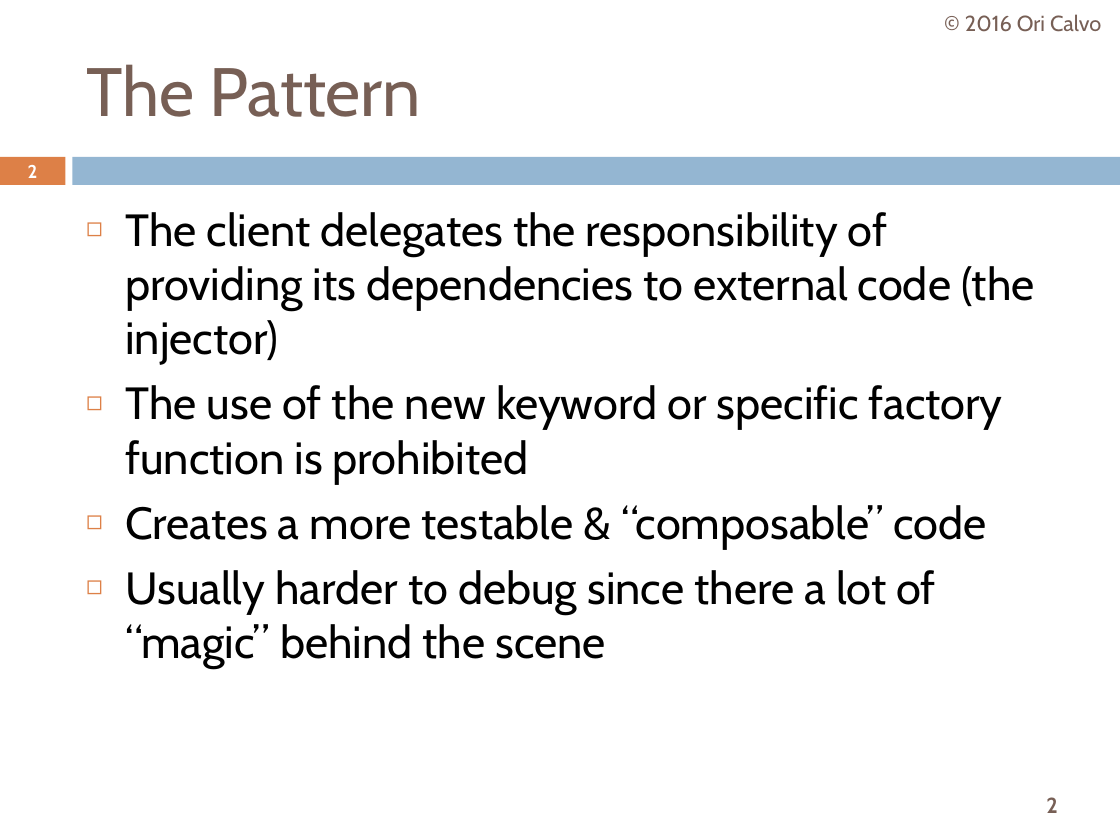
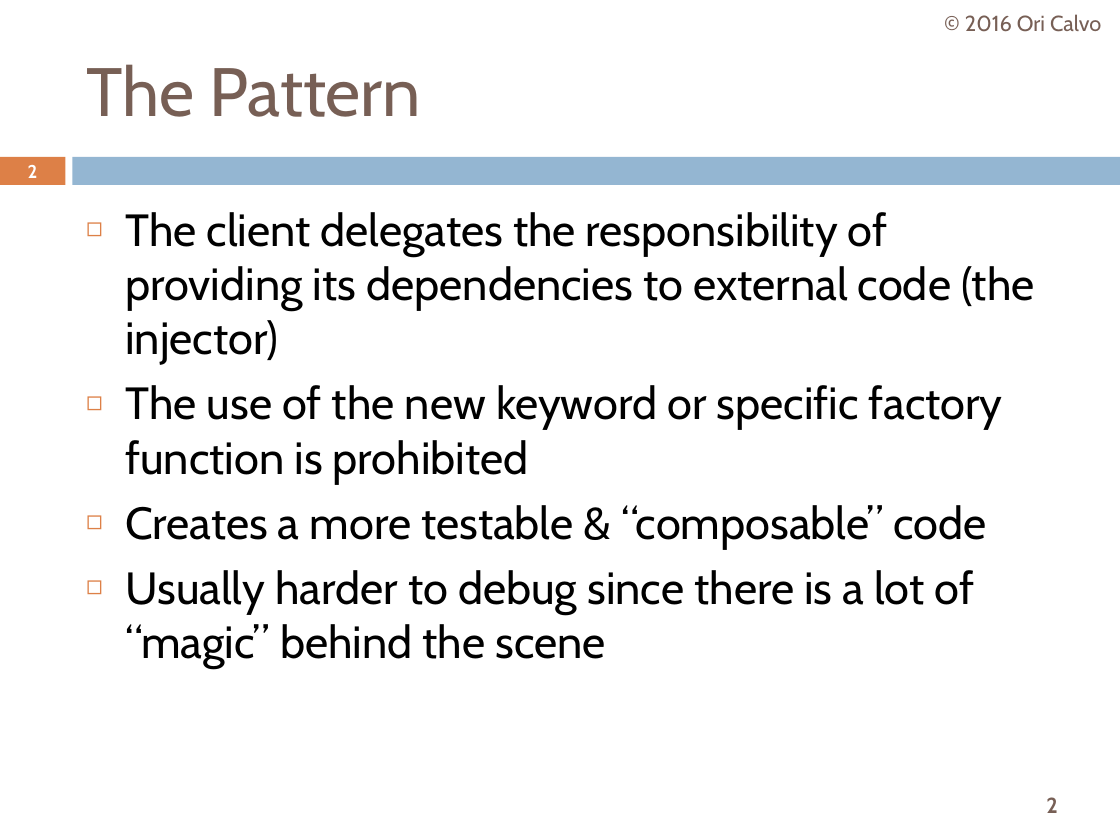
Before and after one commit to oricalvo/course-angular, a slide deck: slide 2 of PPTs/02 Dependency Injection.pptx. Drawn at 1120x840 pixels with LibreOffice and Linux fonts; fonts in the diff are those of the drawing. Boxes give left, top, right and bottom in pixels: in the first picture for what was removed or moved away, otherwise in the second. Text is boxed around its words. In the diff, an @@ line names an element or a change of style, - is before the commit and + after.

```diff
--- a/PPTs/02 Dependency Injection.pptx
+++ b/PPTs/02 Dependency Injection.pptx
@@ text at (125, 570, 975, 669): text changed @@
-◻ Usually harder to debug since there a lot of “magic” behind the scene
+◻ Usually harder to debug since there is a lot of “magic” behind the scene
```
Also in this commit, not shown: 5 other slides changed, 2 slides added, 1 other file.
